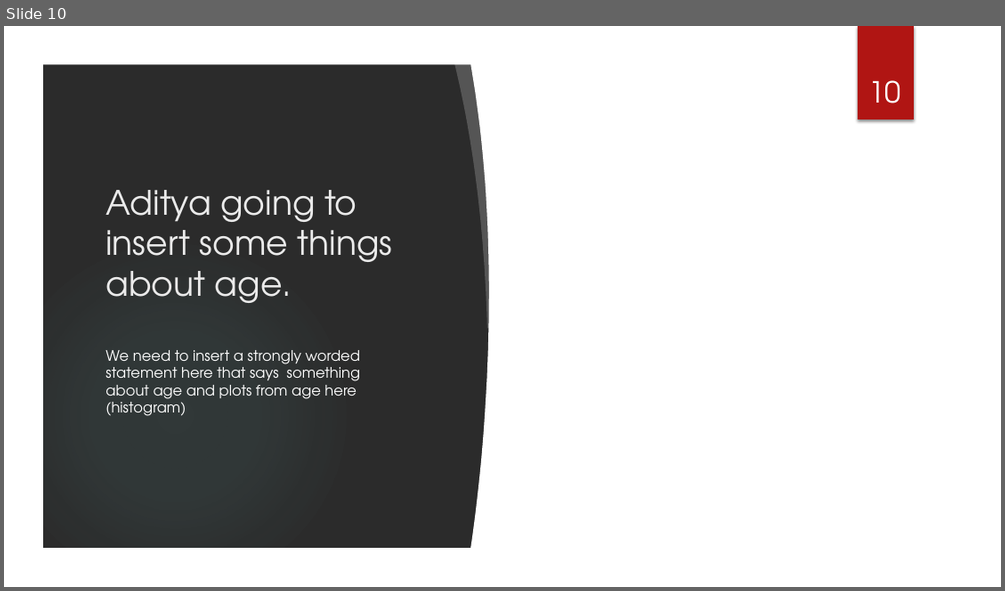
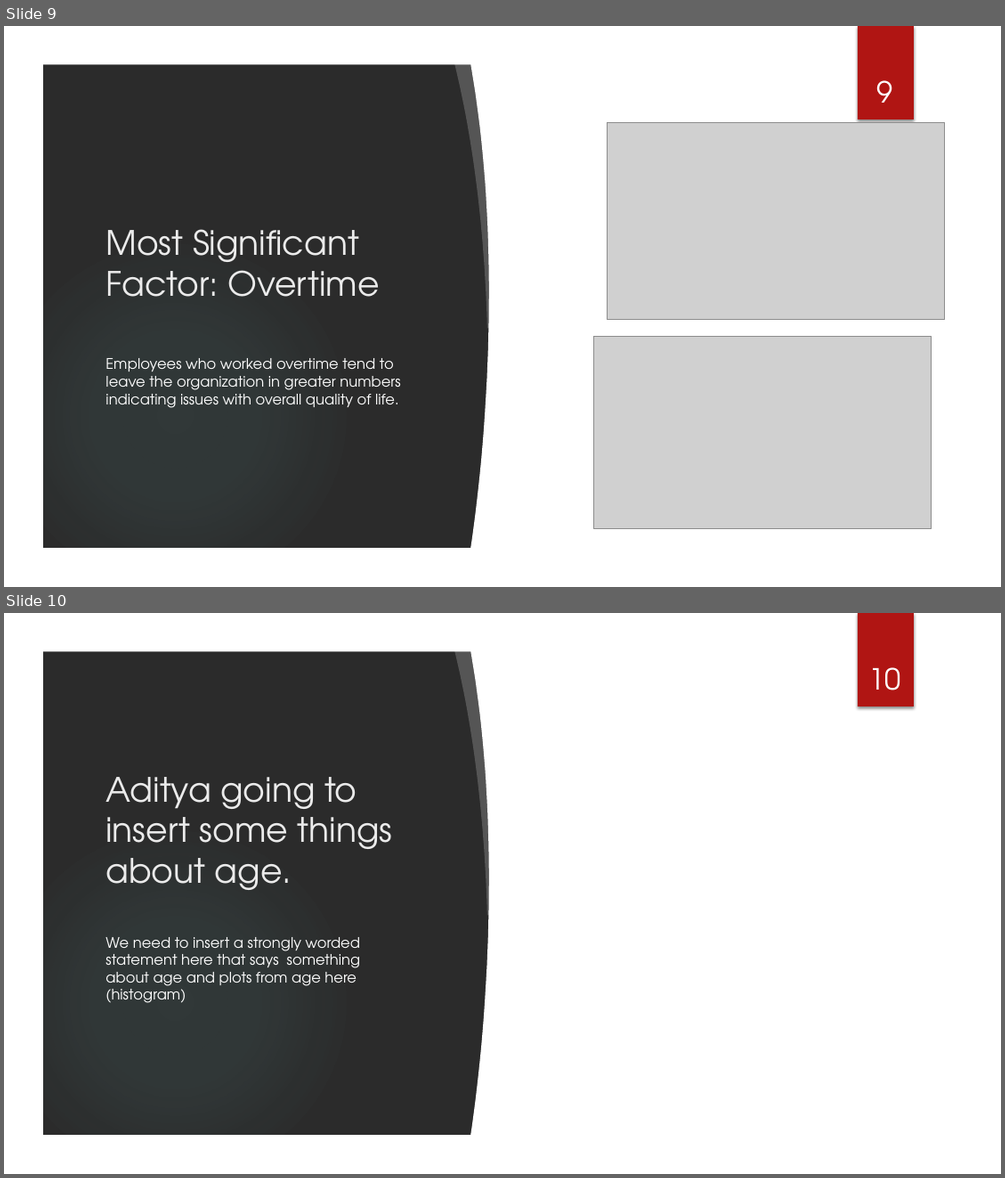
Before and after one commit to Ujustwaite/DDS_Case_Study_2, a slide deck: DraftPresentation.pptx. Shown one above the other, each under a label of ours: slide 10 before the commit, slides 9 and 10 after it. The pictures are 1005x591 and 1005x1178 pixels, drawn with LibreOffice and Linux fonts; fonts in the diff are those of the drawing; grey boxes stand for pictures; background and template pictures are left out; a plain dark background stands for a picture behind light text. Boxes give left, top, right and bottom in pixels: in the first picture for what was removed or moved away, otherwise in the second. Text is boxed around its words. In the diff, an @@ line names an element or a change of style, - is before the commit and + after.

```diff
--- a/DraftPresentation.pptx
+++ b/DraftPresentation.pptx
@@ slide 9 added at box(4, 26, 1001, 587), background picture (left out); not listed: 7 template elements that a slide beside it also shows @@
@@ page number added at box(876, 80, 892, 103), 28 pt, text #FFFFFF @@
+9
@@ picture added at box(607, 122, 945, 320) @@
@@ title added at box(105, 229, 379, 297), 32.4 pt, text #EBEBEB @@
+Most Significant Factor: Overtime
@@ picture added at box(594, 336, 931, 529) @@
@@ text added at box(105, 358, 400, 408), 14 pt, text #FFFFFF @@
+Employees who worked overtime tend to leave the organization in greater numbers indicating issues with overall quality of life.
```
Also in this commit, not shown: 1 slide changed, 1 other slide added, 1 slide removed, 1 other file.
